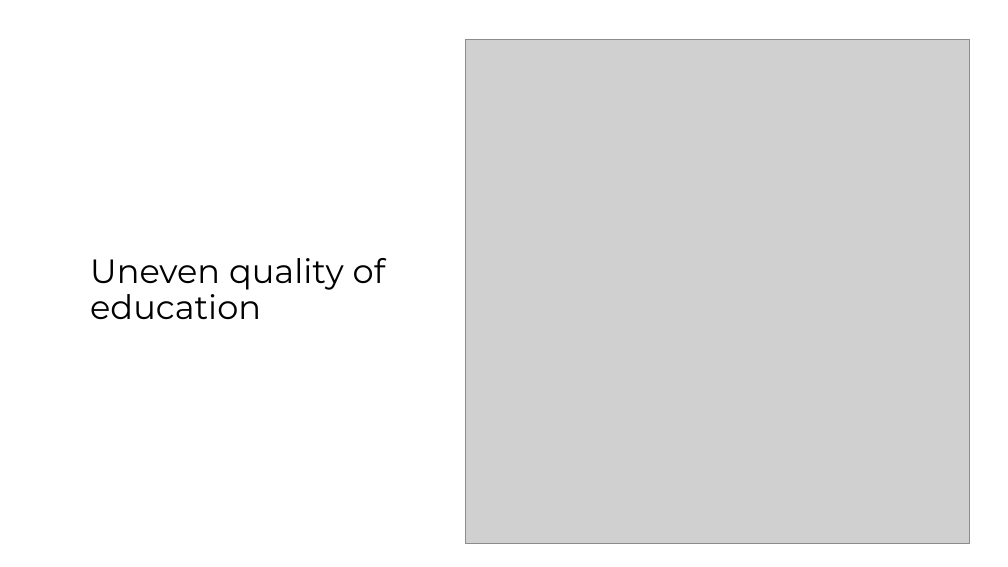
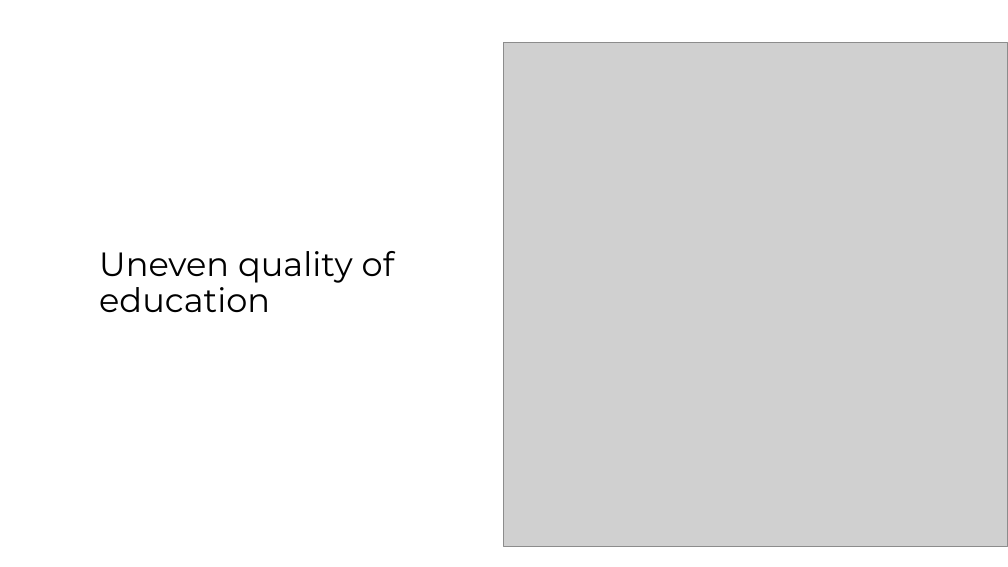
Before and after one commit to galileukim/patronage-education, a slide deck: slide 10 of presentation/2020_presentation_patronage_brazil_lab.pptx (slide 11 before the commit). Drawn at 1008x567 pixels with LibreOffice and Linux fonts; fonts in the diff are those of the drawing; grey boxes stand for pictures. Boxes give left, top, right and bottom in pixels: in the first picture for what was removed or moved away, otherwise in the second. Text is boxed around its words. In the diff, an @@ line names an element or a change of style, - is before the commit and + after.

```diff
--- a/presentation/2020_presentation_patronage_brazil_lab.pptx
+++ b/presentation/2020_presentation_patronage_brazil_lab.pptx
@@ picture: place and size @@
-picture at [466,39,970,543]
+picture at [504,42,1008,546]
@@ title "Uneven quality of education": place and size @@
-title "Uneven quality of education" at [90,258,385,319]
+title "Uneven quality of education" at [99,251,394,312]
```
Also in this commit, not shown: 10 other slides changed, 1 slide added, 2 other files.
